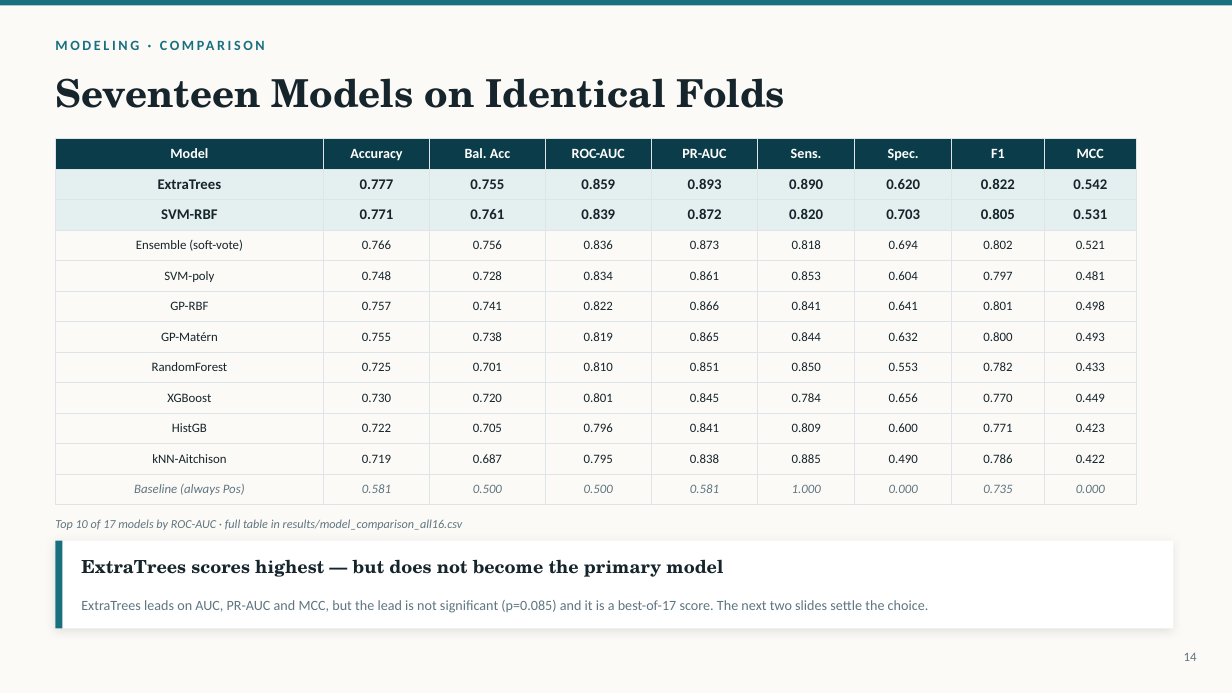
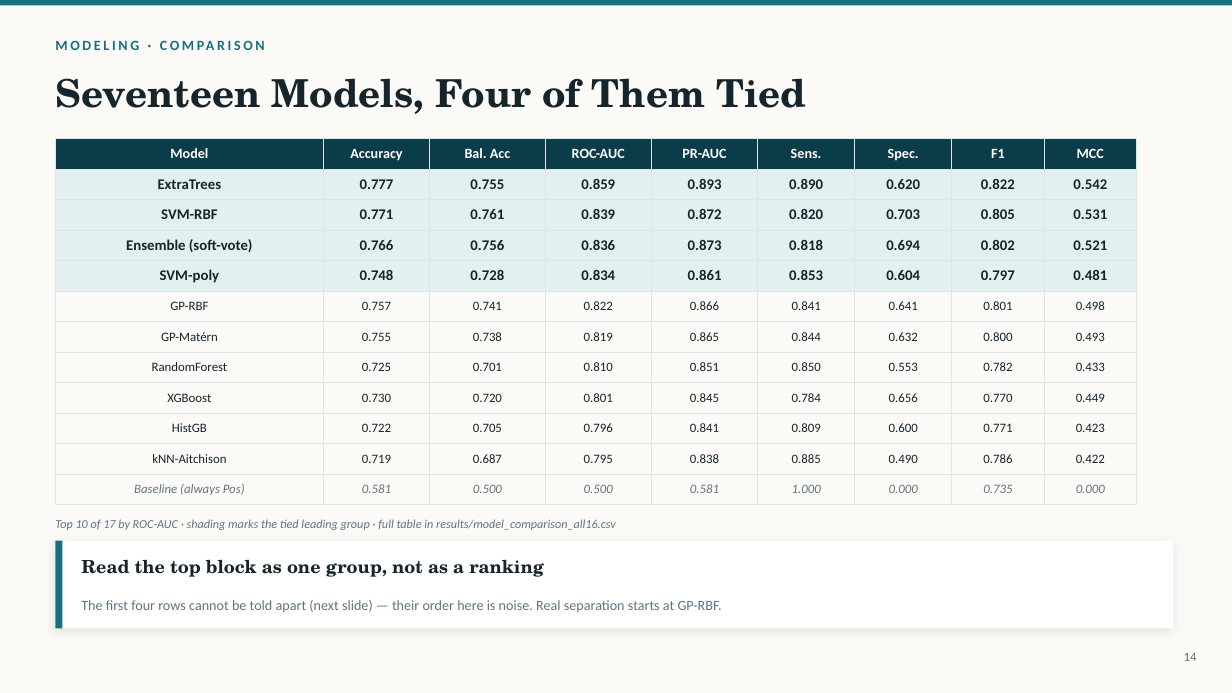
Before and after one commit to pengsihua2023/Christina-machine-learning-project, a slide deck: slide 14 of slides/Influenza_Microbiome_ML_Overview.pptx. Drawn at 1232x693 pixels with LibreOffice and Linux fonts; fonts in the diff are those of the drawing. Boxes give left, top, right and bottom in pixels: in the first picture for what was removed or moved away, otherwise in the second. Text is boxed around its words. In the diff, an @@ line names an element or a change of style, - is before the commit and + after.

```diff
--- a/slides/Influenza_Microbiome_ML_Overview.pptx
+++ b/slides/Influenza_Microbiome_ML_Overview.pptx
@@ text at <box>55,78,806,114</box>: text changed @@
-Seventeen Models on Identical Folds
+Seventeen Models, Four of Them Tied
@@ table at <box>55,139,1137,499</box> @@
@@ fill none to #E4F0F0 in 18 cells @@
@@ size 10 to 11.5 pt, bold on in "Ensemble (soft-vote)", "0.766", "0.756", "0.836" and 14 more places @@
@@ text at <box>55,519,616,530</box>: text changed @@
-Top 10 of 17 models by ROC-AUC · full table in results/model_comparison_all16.csv
+Top 10 of 17 by ROC-AUC · shading marks the tied leading group · full table in results/model_comparison_all16.csv
@@ text at <box>81,559,544,577</box>: text changed @@
-ExtraTrees scores highest — but does not become the primary model
+Read the top block as one group, not as a ranking
@@ text at <box>81,600,722,612</box>: text changed @@
-ExtraTrees leads on AUC, PR-AUC and MCC, but the lead is not significant (p=0.085) and it is a best-of-17 score. The next two slides settle the choice.
+The first four rows cannot be told apart (next slide) — their order here is noise. Real separation starts at GP-RBF.
```
Also in this commit, not shown: 1 other slide changed, 1 slide added, 1 slide removed, 7 other files.
